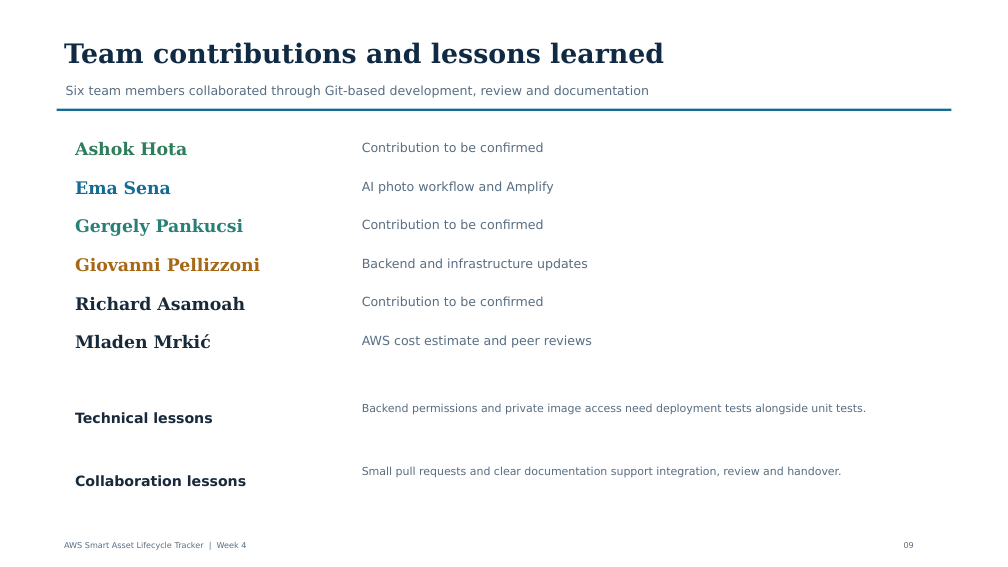
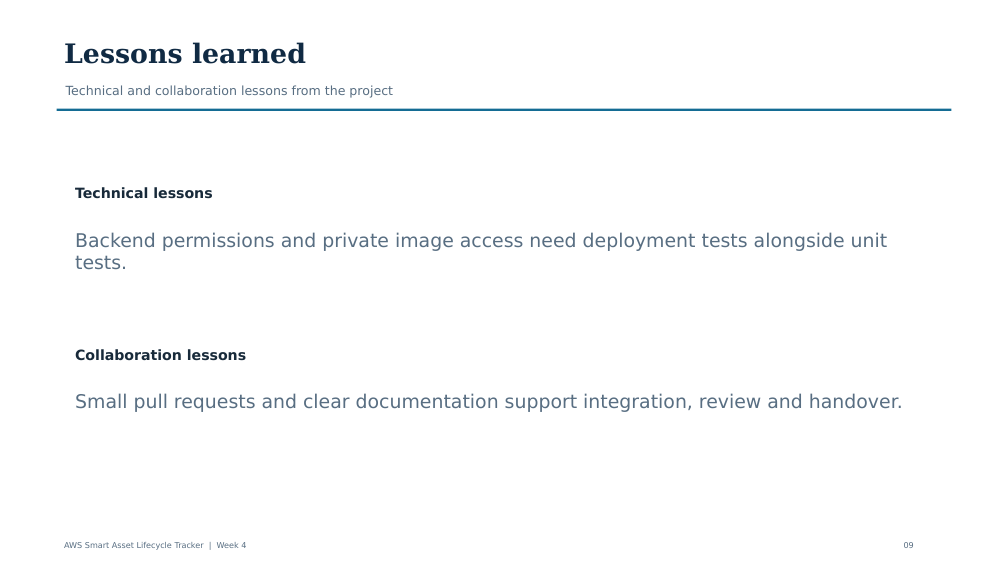
Before and after one commit to PellizzoniCode/saltracker, a slide deck: slide 9 of docs/delivery/Smart_Asset_Tracker_Week_4_Final_Presentation_Updated.pptx. Drawn at 1008x567 pixels with LibreOffice and Linux fonts; fonts in the diff are those of the drawing. Boxes give left, top, right and bottom in pixels: in the first picture for what was removed or moved away, otherwise in the second. Text is boxed around its words. In the diff, an @@ line names an element or a change of style, - is before the commit and + after.

Commit message:
docs: remove individual contributions from final presentation

```diff
--- a/docs/delivery/Smart_Asset_Tracker_Week_4_Final_Presentation_Updated.pptx
+++ b/docs/delivery/Smart_Asset_Tracker_Week_4_Final_Presentation_Updated.pptx
@@ text at [64,42,306,64]: text changed @@
-Team contributions and lessons learned
+Lessons learned
@@ text at [66,85,393,98]: text changed @@
-Six team members collaborated through Git-based development, review and documentation
+Technical and collaboration lessons from the project
@@ text removed at [75,142,187,156] @@
-Ashok Hota
@@ text removed at [362,142,543,152] @@
-Contribution to be confirmed
@@ text "Technical lessons": place and size @@
-text "Technical lessons" at [75,412,212,424]
+text "Technical lessons" at [75,187,212,199]
@@ text removed at [75,181,171,195] @@
-Ema Sena
@@ text removed at [362,181,553,194] @@
-AI photo workflow and Amplify
@@ text "Backend permissions and private image ...": place and size @@
-text "Backend permissions and private image ..." at [362,403,866,415]
+text "Backend permissions and private image ..." at [75,232,888,269]
@@ text "Backend permissions and private image ..." at [75,232,888,269]: size 10.5 to 18 pt @@
@@ text removed at [75,219,244,236] @@
-Gergely Pankucsi
@@ text removed at [362,219,543,229] @@
-Contribution to be confirmed
@@ text removed at [75,257,260,272] @@
-Giovanni Pellizzoni
@@ text removed at [362,258,588,271] @@
-Backend and infrastructure updates
@@ text removed at [75,297,245,311] @@
-Richard Asamoah
@@ text removed at [362,296,543,306] @@
-Contribution to be confirmed
@@ text "Collaboration lessons": place and size @@
-text "Collaboration lessons" at [75,475,246,487]
+text "Collaboration lessons" at [75,349,246,361]
@@ text removed at [75,334,211,349] @@
-Mladen Mrkić
@@ text removed at [362,335,592,348] @@
-AWS cost estimate and peer reviews
@@ text "Small pull requests and clear ..." at [75,393,903,412]: size 10.5 to 18 pt @@
@@ text "Small pull requests and clear ...": place and size @@
-text "Small pull requests and clear ..." at [362,466,841,478]
+text "Small pull requests and clear ..." at [75,393,903,412]
```
Also in this commit, not shown: 1 other slide changed.
